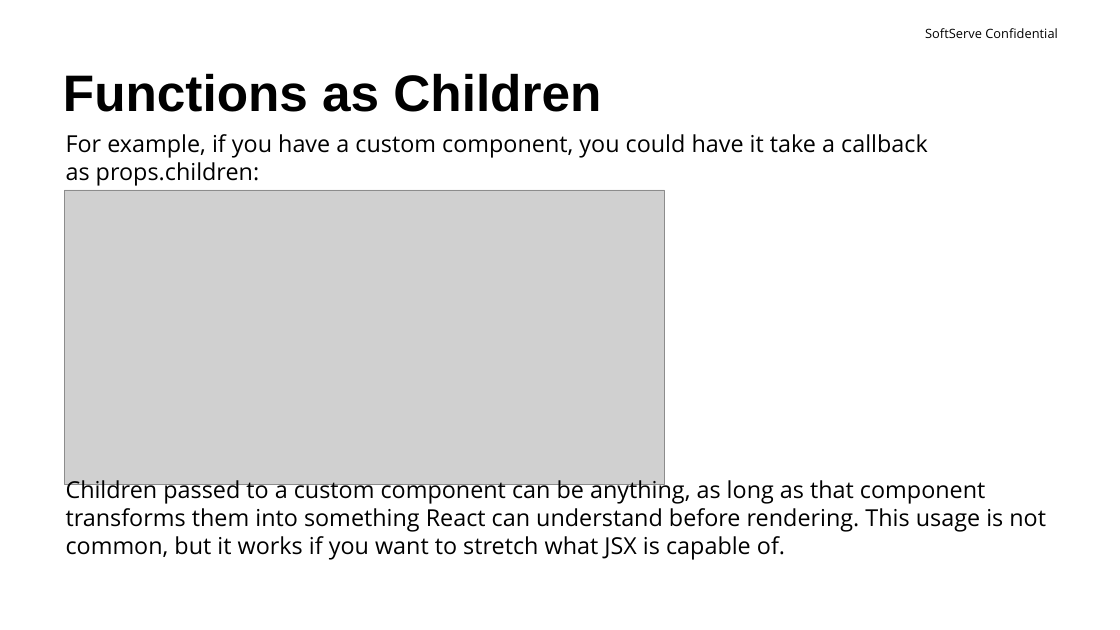
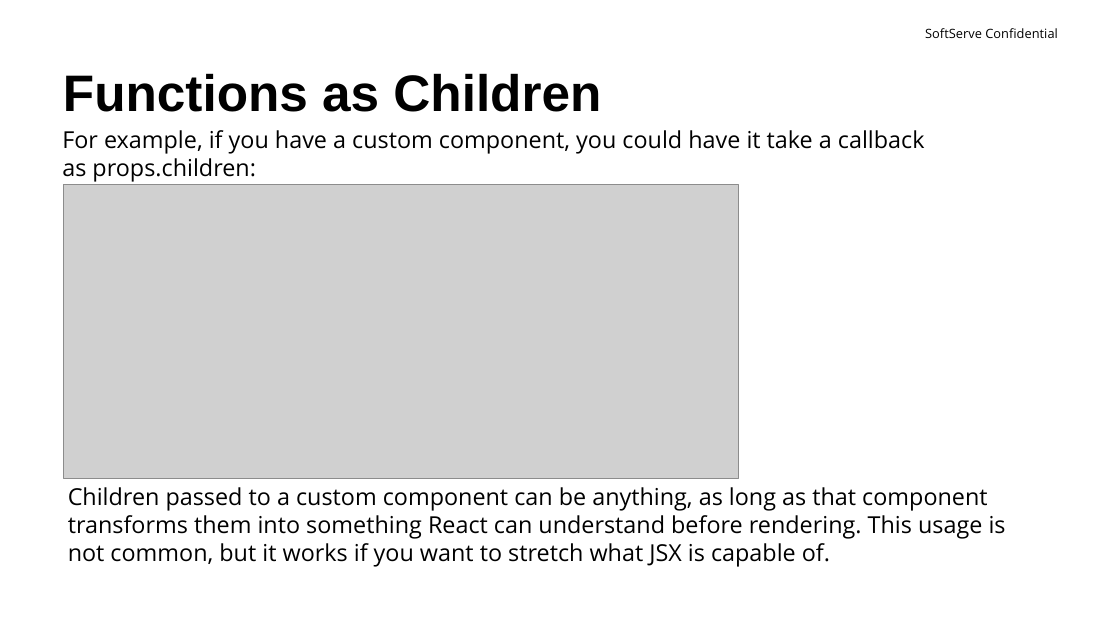
Before and after one commit to yuriimartynenko/softserve, a slide deck: slide 26 of presentation/Children types. Array as children. Function as children.pptx. Drawn at 1120x630 pixels with LibreOffice and Linux fonts; fonts in the diff are those of the drawing; grey boxes stand for pictures; background and template pictures are left out. Boxes give left, top, right and bottom in pixels: in the first picture for what was removed or moved away, otherwise in the second. Text is boxed around its words. In the diff, an @@ line names an element or a change of style, - is before the commit and + after.

```diff
--- a/presentation/Children types. Array as children. Function as children.pptx
+++ b/presentation/Children types. Array as children. Function as children.pptx
@@ picture: place and size @@
-picture at (65, 190, 665, 485)
+picture at (64, 185, 739, 478)
@@ text at (66, 476, 1046, 560): paragraph removed @@
-Children passed to a custom component can be anything, as long as that component transforms them into something React can understand before rendering. This usage is not common, but it works if you want to stretch what JSX is capable of.
@@ text added at (68, 487, 1006, 567), 20 pt, text #000000 @@
+Children passed to a custom component can be anything, as long as that component transforms them into something React can understand before rendering. This usage is not common, but it works if you want to stretch what JSX is capable of.
```
Also in this commit, not shown: 17 other slides changed.
